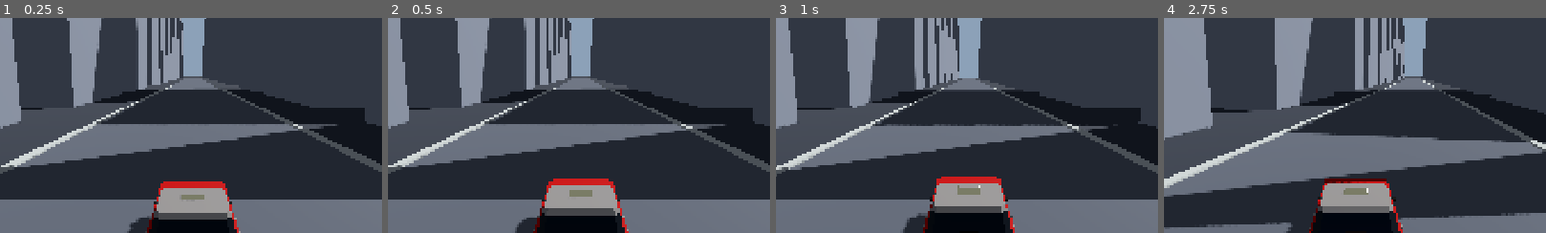
Above: before the commit, frames 1-4 (left to right).
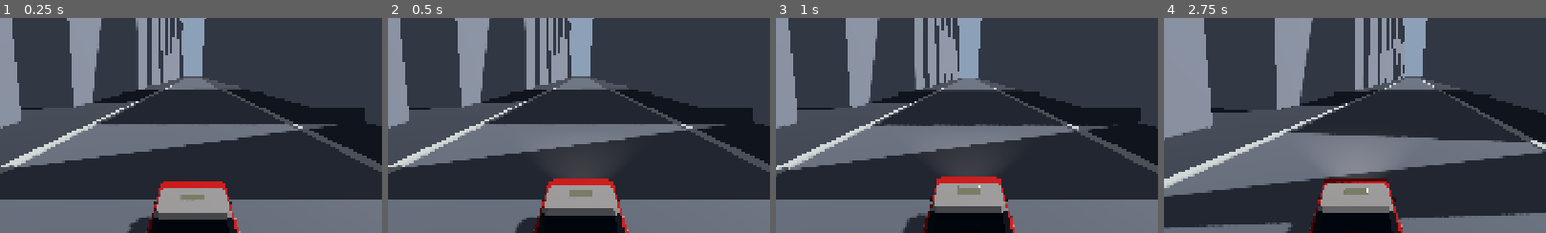
Above: after the commit, the same moments.

Repository: williamchong/hk-taxi-Q
Game: Godot game, scene res://scenes/dev/greybox.tscn
Same seed, same stepped clock (60 frames per second), same inputs: the game is played once before the commit and once after it. This scene is started directly instead of the project's main scene.
Inputs (mouse positions are % of the whole screen's width and height, from its top left):
- Up to frame 1 (0.25 s): no input
- Up to frame 2 (0.5 s): no input
- Up to frame 3 (1 s): move the mouse to (45, 70) at 0.52 s; hold W (accelerate) from 0.53 s (still down); tap Space (drift) at 0.6 s; click (45, 70) at 0.67 s
- Up to frame 4 (2.75 s): release W (accelerate) at 1.25 s; drag from (80, 65) to (45, 70) at 1.27 s; move the mouse to (20, 35) at 2.02 s; hold A (steer_left) from 2.03 s (still down); tap E at 2.1 s
The pictures show only the part of the screen within x 25-75%, y 24-74%; the shares and areas given below are measured in that part.

Frame 1 is identical in both runs. In frame 2, 0.4% of the frame differs, in the area x 47-54%, y 67-75%; in frame 3, 0.4%; in frame 4, 0.5%, in the area x 47-54%, y 66-75%.

Commit message:
✨ P3-11e Throw a beam from the taxi's headlamps, not just a glow
The lenses were graded from behind the car, where they are the whole picture.
From ahead they light nothing, so under the HKCEC deck the taxi drove with
blazing lamps over a black road. taxi.tscn now carries a SpotLight3D that
vehicle_lamps.gd switches on the same ladder: full on DARK, sidelamp_beam (0.3)
of the energy and of the reach on SHADOW, hidden on SUN.

Reach scales with brightness rather than holding. A dim lamp that still reaches
40 m lights a far kerb it could never touch, which reads as the road brightening
by itself rather than as the car lighting it.

One spot, not one per lamp — two cones from 1.2 m apart merge into a single pool
within a couple of metres, so the second buys a light and no picture.

⚠️ spot_angle is Godot's HALF angle, and it is the trap in this node. The first
version authored 34, a 68 degree flood from a lamp 0.3 m off the ground: most of
the cone pointed at the sky and the rest landed under the bumper, reading as a
puddle round the car. 24 with the lamp at bumper height is a beam.
spot_attenuation is 0.45 rather than Godot's 1.0 default, which dies within a few
metres of a 55 m light and makes the range dial look broken.

Shadows stay off, and that is ART_DESIGN's mobile tier rule rather than a saving
— vehicle blob shadows, no realtime shadow maps. It is also why this is free:
A/B'd on the same seeded run, prims and draws are bit-identical with the beam and
without it. Hidden rather than dimmed to zero when off, since a zero-energy light
is still one the renderer gathers and loops over per object, and off is most
cars most of the time.

Applied on a change of state rather than per tick — a light dirties for the
renderer when moved, and the state changes at most once per hold.

Diff:
--- a/game/scenes/vehicle/taxi.tscn
+++ b/game/scenes/vehicle/taxi.tscn
@@ -31,6 +31,41 @@
 ; resave, so the reasoning lives in the script, not here.
 [node name="Mesh" parent="." instance=ExtResource("4_body")]
 script = ExtResource("9_lamps")
+
+; The light the headlamps actually throw, switched by vehicle_lamps.gd along
+; with the lenses — the lenses only glow, and a glowing lamp over a black road
+; is what P3-11e shipped first. One spot rather than one per lamp: two cones
+; from 1.2 m apart merge into a single pool within a couple of metres, so the
+; second buys a light and no picture.
+;
+; Rotated 7 degrees down, so the pool lands down the road rather than at the
+; bumper. Basis is row-major here: the *column* -Z it shines along works out as
+; (0, -0.122, -0.993) — forward and slightly down.
+;
+; spot_angle is Godot's HALF angle, which is the trap in this node. 34 here is a
+; 68-degree floodlight, and from a lamp 0.3 m off the ground most of that cone
+; points at the sky while the rest lands under the nose — the first version did
+; exactly that and read as a puddle round the car. 24 with the lamp raised to
+; bumper height is a beam.
+;
+; spot_attenuation below Godot's 1.0 default on purpose: the default falls off
+; fast enough that the pool dies within a few metres of a 40 m light, so the
+; range dial reads as doing nothing. shadow_enabled stays off, and that is the
+; mobile tier's rule rather than a saving: docs/ART_DESIGN.md allows vehicle blob
+; shadows and no realtime shadow maps. light_energy and spot_range are written by
+; the script from beam_energy and sidelamp_beam; the values here are what a main
+; beam is authored at, and the script scales this range down for the side lamps.
+; Godot strips these comments on any editor resave, so the reasoning lives in the
+; script, not here.
+[node name="Headlamps" type="SpotLight3D" parent="."]
+transform = Transform3D(1, 0, 0, 0, 0.99255, 0.12187, 0, -0.12187, 0.99255, 0, 0.5, -2.05)
+visible = false
+light_color = Color(1, 0.97, 0.91, 1)
+light_energy = 7.0
+shadow_enabled = false
+spot_range = 55.0
+spot_angle = 24.0
+spot_attenuation = 0.45
 
 ; Feeds the body shader the scene's real sun, so the glint never carries a
 ; second copy of the rig's rotation. See scripts/vehicle/sun_glint.gd.
--- a/game/scripts/vehicle/vehicle_lamps.gd
+++ b/game/scripts/vehicle/vehicle_lamps.gd
@@ -174,6 +174,28 @@
 ## anything. Lingering on the way out costs a few seconds of lamps in sunlight
 ## and buys a lamp that only changes when the light really has.
 @export_range(0.0, 10.0, 0.05, "suffix:s") var light_hold_s: float = 1.6
+
+## How hard the main beams throw light on the world.
+##
+## ⚠️ **A lit lens and a thrown beam are two different features, and the lens
+## alone is what looked finished.** The emissive lenses read perfectly from
+## behind the car and light nothing in front of it, so under the HKCEC deck the
+## taxi had blazing lamps on a pitch-black road — the failure only a frame from
+## *ahead* of the car shows.
+##
+## Priced against the rig rather than chosen: `golden_hour.tscn`'s sun is 1.4 and
+## `clean_daylight.tres` glows over 1.0, so a beam that reads on unlit tarmac
+## without blowing out the kerb it crosses sits well above the sun's number and
+## still under what would clip the road to white.
+@export_range(0.0, 24.0, 0.1) var beam_energy: float = 7.0
+
+## What share of the beam the side lamps throw, in energy and in reach.
+##
+## ⚠️ **Not zero, and not much above it.** Position lamps exist to be *seen*, not
+## to see by, so a side lamp that lights the road as far as a headlamp erases the
+## difference the two circuits were split to express. A short dim pool says "lit,
+## but not driving on it".
+@export_range(0.0, 1.0, 0.01) var sidelamp_beam: float = 0.3
 
 ## Key-light energy at or below which the rig counts as night.
 ##
@@ -218,6 +240,14 @@
 ## Reused, like `VehicleController`'s. Building one per probe would allocate
 ## twice a probe for the life of the process.
 var _probe := PhysicsRayQueryParameters3D.new()
+## The light the front lamps throw, or null on a car that carries none.
+##
+## Optional on purpose, like the lenses: `taxi_builtin.tscn` carries no lamp rig
+## at all, and an AI taxi too far away to see one is a light worth not spending.
+var _beam: SpotLight3D = null
+## The beam's authored reach, so `sidelamp_beam` can shorten it and put it back.
+## Cached because the scene owns the number — this only scales it.
+var _beam_range_m: float = 0.0
 
 
 func _ready() -> void:
@@ -246,7 +276,17 @@
 		# is a correctness argument rather than a cost one. Jolt tests the mask
 		# per candidate, so it never shortens the ray either way.
 		_probe.exclude = [_car.get_rid()]
+		# Searched from the car rather than named by path, for the reason the body
+		# mesh is: the scene owns where the beam sits and how far it reaches, and a
+		# car without one still switches its lenses.
+		var beams: Array[Node] = _car.find_children("*", "SpotLight3D", true, false)
+		if not beams.is_empty():
+			_beam = beams[0] as SpotLight3D
+			_beam_range_m = _beam.spot_range
 	read_rig()
+	# Applied once here rather than waited for: `_apply_beam` only runs on a
+	# change of state, and the state a car starts in is a change from nothing.
+	_apply_beam()
 
 
 ## Re-read the scene's lighting rig.
@@ -383,6 +423,33 @@
 	var hold: float = dark_hold_s if _seen > _lighting else light_hold_s
 	if _seen_held_s >= hold:
 		_lighting = _seen
+		_apply_beam()
+
+
+## Point the thrown light at whatever `_lighting` now says.
+##
+## ⚠️ **Called on a change of state, not every tick, and that is the one place
+## in this file where it matters.** The lens writes are per-instance shader
+## values measured at tens of nanoseconds and are left unguarded; a light is a
+## different animal — moving one dirties it for the renderer, and `_lighting`
+## changes at most once per hold, which is a third of a second at its very
+## fastest. Writing it 60 times a second would be 180 identical writes for every
+## one that says anything.
+func _apply_beam() -> void:
+	if _beam == null:
+		return
+	# Hidden rather than dimmed to nothing. A zero-energy light is still a light
+	# the renderer gathers, culls and loops over per object, and "off" here means
+	# a car in daylight — which is most cars, most of the time.
+	_beam.visible = _lighting != Lighting.SUN
+	if not _beam.visible:
+		return
+	var share: float = 1.0 if _lighting == Lighting.DARK else sidelamp_beam
+	_beam.light_energy = beam_energy * share
+	# Reach is scaled with brightness rather than held. A dim lamp that still
+	# reaches 40 m lights a far kerb it could never really touch, which reads as
+	# the road brightening on its own rather than as the car lighting it.
+	_beam.spot_range = _beam_range_m * share
 
 
 ## What the world says right now, before any hold is applied.
Not shown, changed: docs/ART_DESIGN.md
Not shown, changed: docs/DECISIONS.md
Not shown, changed: docs/PROGRESS.md
